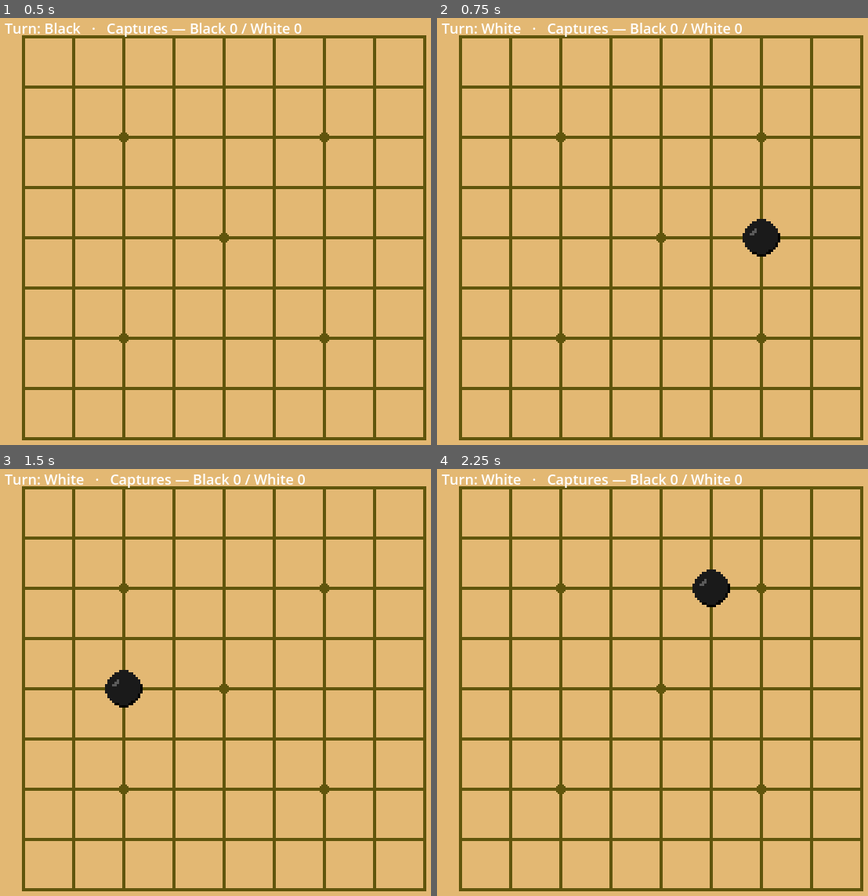
Above: before the commit, frames 1-4 (two rows, left to right).
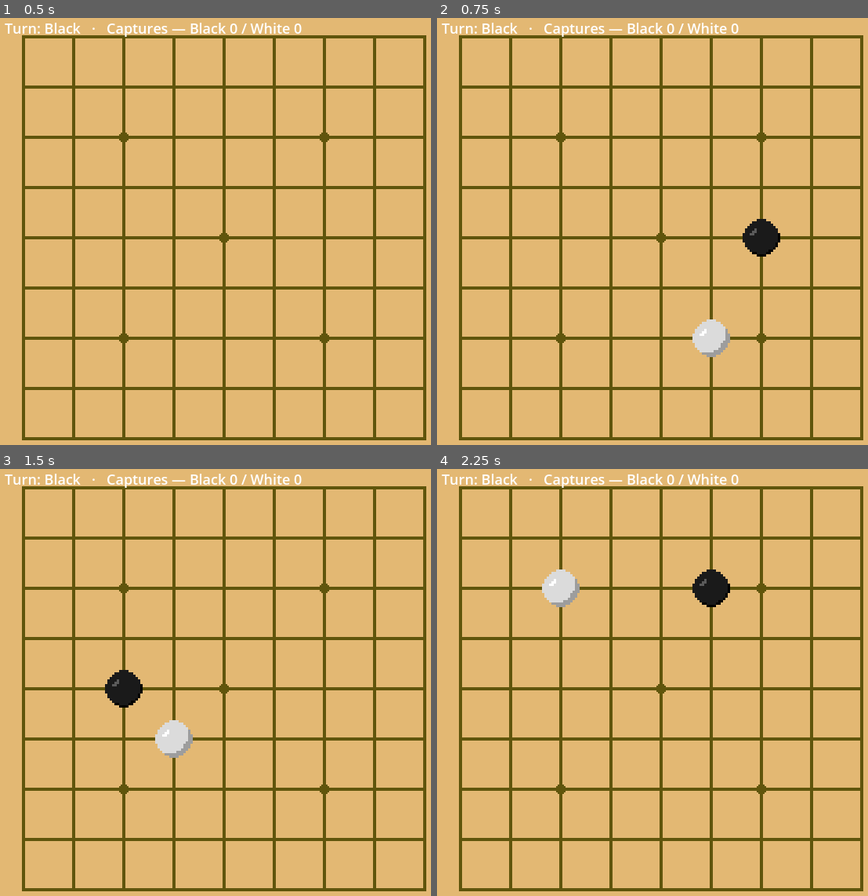
Above: after the commit, the same moments.

Repository: jxnhoongz/weiqi-gd
Game: Godot game, scene res://scenes/main.tscn
Two runs of this game, one before a commit and one after it. Both use one fixed random seed, a clock stepped at 60 frames per second and the inputs below.
Inputs (mouse positions are in pixels of both pictures, inside the frame that each line leads up to):
- Up to frame 1 (0.5 s): no input
- Up to frame 2 (0.75 s): tap Enter at 0.5 s; move the mouse to (760, 214) at 0.52 s; tap R at 0.6 s; click (760, 214) at 0.67 s
- Up to frame 3 (1.5 s): tap Space at 1.25 s; move the mouse to (133, 712) at 1.27 s; tap R at 1.35 s; click (133, 712) at 1.42 s
- Up to frame 4 (2.25 s): tap Enter at 2 s; move the mouse to (704, 588) at 2.02 s; tap R at 2.1 s; click (704, 588) at 2.17 s

Frame 1 is identical in both runs. In frame 2, 1.3% of the frame differs, in the area x 10-71%, y 1-80%; in frame 3, 1.3%; in frame 4, 1.3%.

Commit message:
feat: play vs SimpleAI (human Black, AI White)

Diff:
--- a/scripts/view/board_renderer.gd
+++ b/scripts/view/board_renderer.gd
@@ -17,6 +17,10 @@
 
 ## Custom win condition for the 9x9 game: first to capture this many stones wins (提3子).
 const WIN_CAPTURES := 3
+
+## The human plays Black (moves first); the AI plays White.
+const HUMAN_COLOR := BoardState.Point.BLACK
+const AI_COLOR := BoardState.Point.WHITE
 
 # Board tile atlas coordinates (col, row) — see spec section 6.
 const TILE_TL := Vector2i(0, 0)
@@ -111,8 +115,20 @@
 		return
 	if event is InputEventMouseButton and event.pressed \
 			and event.button_index == MOUSE_BUTTON_LEFT:
+		if _current_color != HUMAN_COLOR:
+			return
 		var cell := board_layer.local_to_map(board_layer.get_local_mouse_position())
-		_apply_move(cell.x, cell.y, _current_color)
+		if _apply_move(cell.x, cell.y, HUMAN_COLOR) and not _game_over:
+			_ai_turn()
+
+## The AI (White) picks and plays its best move after the human moves.
+func _ai_turn() -> void:
+	if _game_over or _current_color != AI_COLOR:
+		return
+	var mv := SimpleAI.choose_move(_state, AI_COLOR, _prev_state)
+	if mv == SimpleAI.NO_MOVE:
+		return  # no legal move for the AI; rare on 9x9
+	_apply_move(mv.x, mv.y, AI_COLOR)
 
 ## Applies a move for `color` if legal. Returns true if a stone was placed.
 func _apply_move(x: int, y: int, color: int) -> bool:
